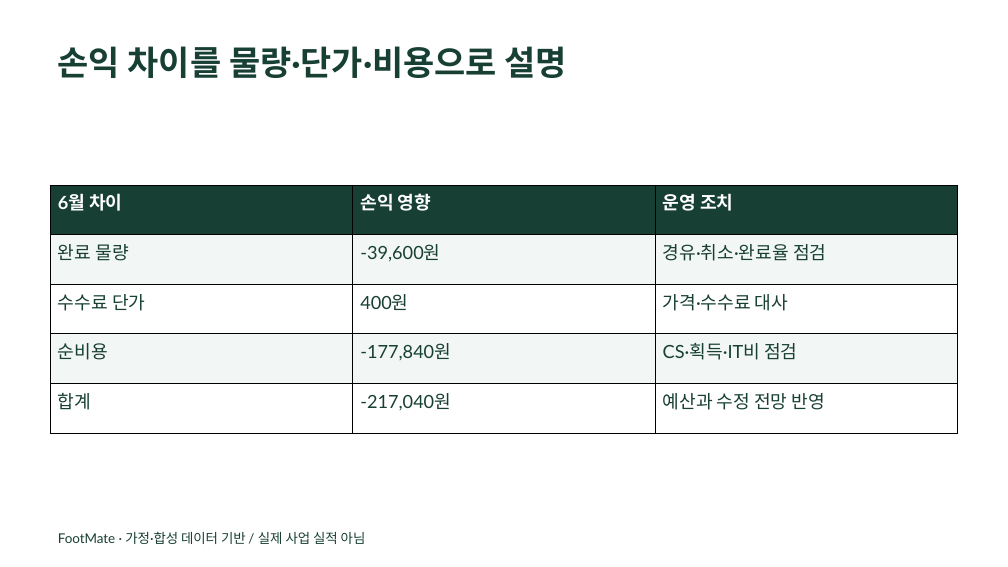
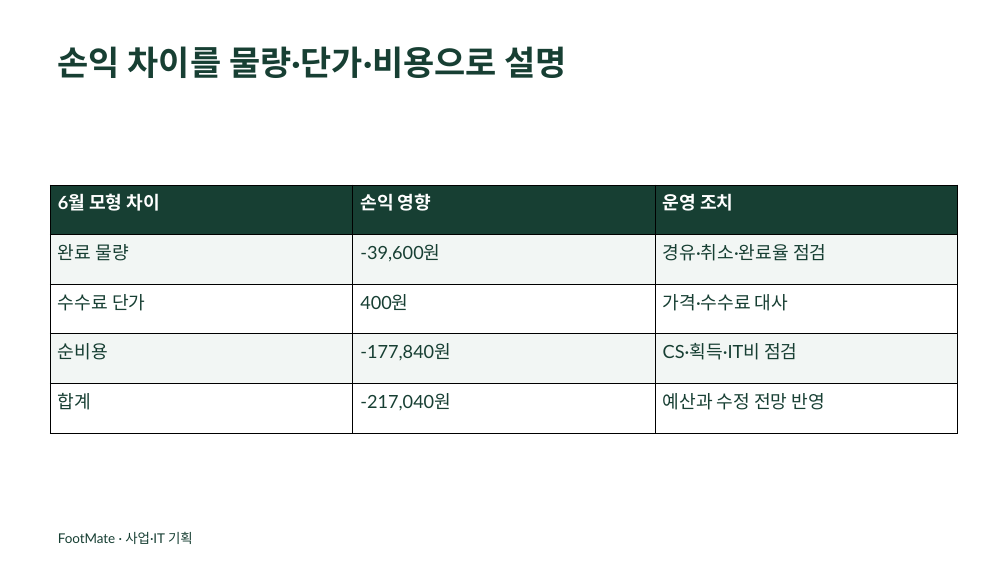
Before and after one commit to dohyunkimmm/footmate, a slide deck: slide 6 of src/case-study/downloads/footmate_report.pptx. Drawn at 1008x567 pixels with LibreOffice and Linux fonts; fonts in the diff are those of the drawing. Boxes give left, top, right and bottom in pixels: in the first picture for what was removed or moved away, otherwise in the second. Text is boxed around its words. In the diff, an @@ line names an element or a change of style, - is before the commit and + after.

```diff
--- a/src/case-study/downloads/footmate_report.pptx
+++ b/src/case-study/downloads/footmate_report.pptx
@@ table at [51, 185, 958, 433] @@
-row 1, column 1: 6월 차이
+row 1, column 1: 6월 모형 차이
@@ text at [58, 532, 193, 544]: text changed @@
-FootMate · 가정·합성 데이터 기반 / 실제 사업 실적 아님
+FootMate · 사업·IT 기획
```
Also in this commit, not shown: 8 other slides changed, 5 other files.
